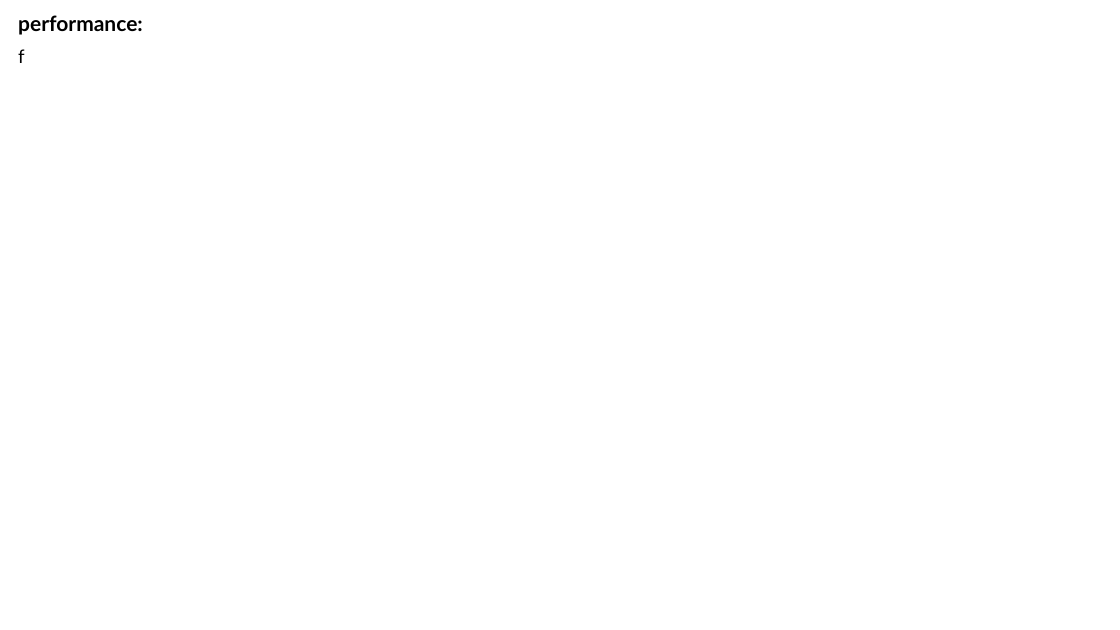
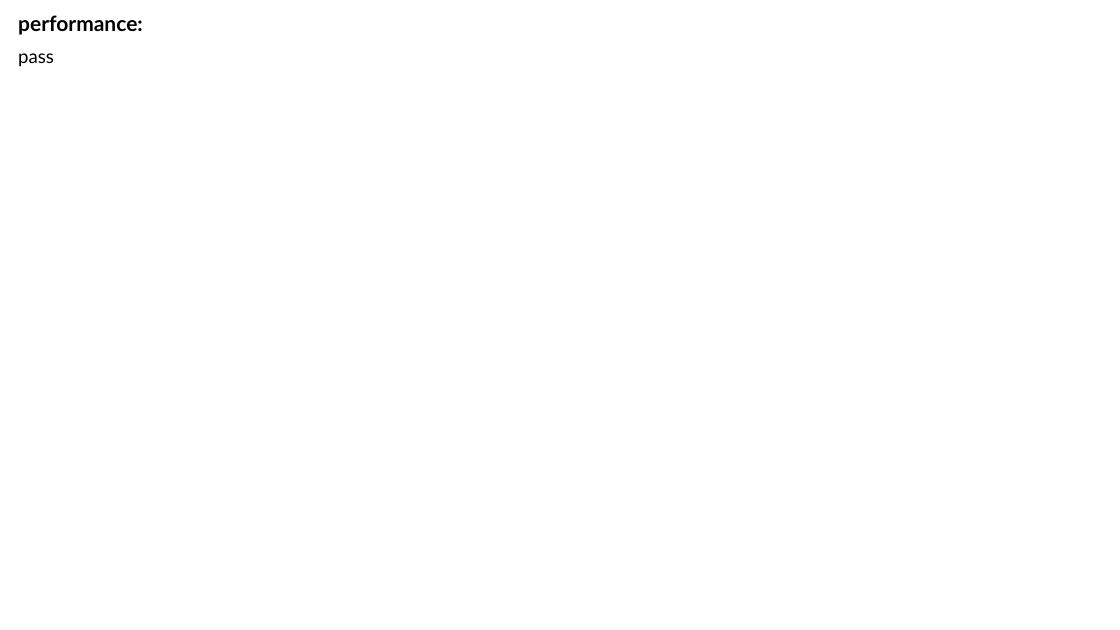
Before and after one commit to Yuval10Dahan/LightWatch_WEB, a slide deck: slide 8 of Docs/Progress_Check_Box.pptx (slide 7 before the commit). Drawn at 1120x630 pixels with LibreOffice and Linux fonts; fonts in the diff are those of the drawing. Boxes give left, top, right and bottom in pixels: in the first picture for what was removed or moved away, otherwise in the second. Text is boxed around its words. In the diff, an @@ line names an element or a change of style, - is before the commit and + after.

```diff
--- a/Docs/Progress_Check_Box.pptx
+++ b/Docs/Progress_Check_Box.pptx
@@ subtitle at <box>18,53,54,67</box>: text changed @@
-f
+pass
```
Also in this commit, not shown: 7 other slides changed, 3 slides added, 14 other files.
